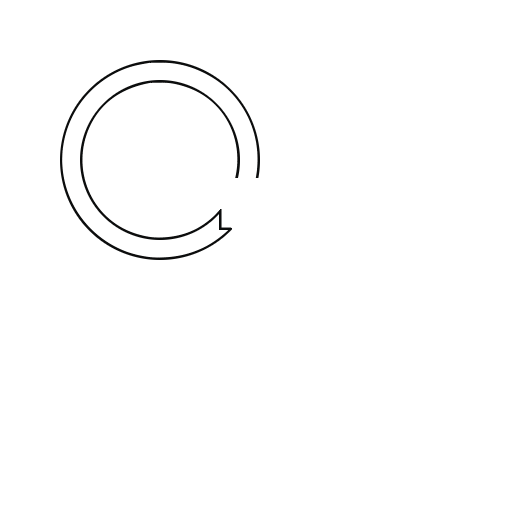
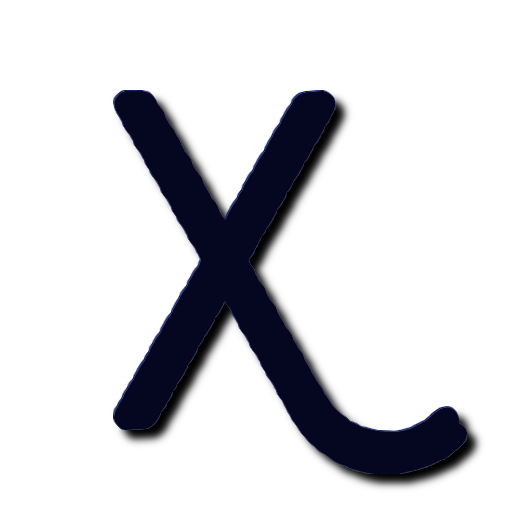
Revision of a layered (512, 512) image; what changed, layer by layer:
added layer "Highlight" above "Shadow" over [113, 90, 467, 474]
added layer "Shadow" above "Background" over [112, 89, 485, 492]
painted on "Background" over [60, 60, 467, 474]
